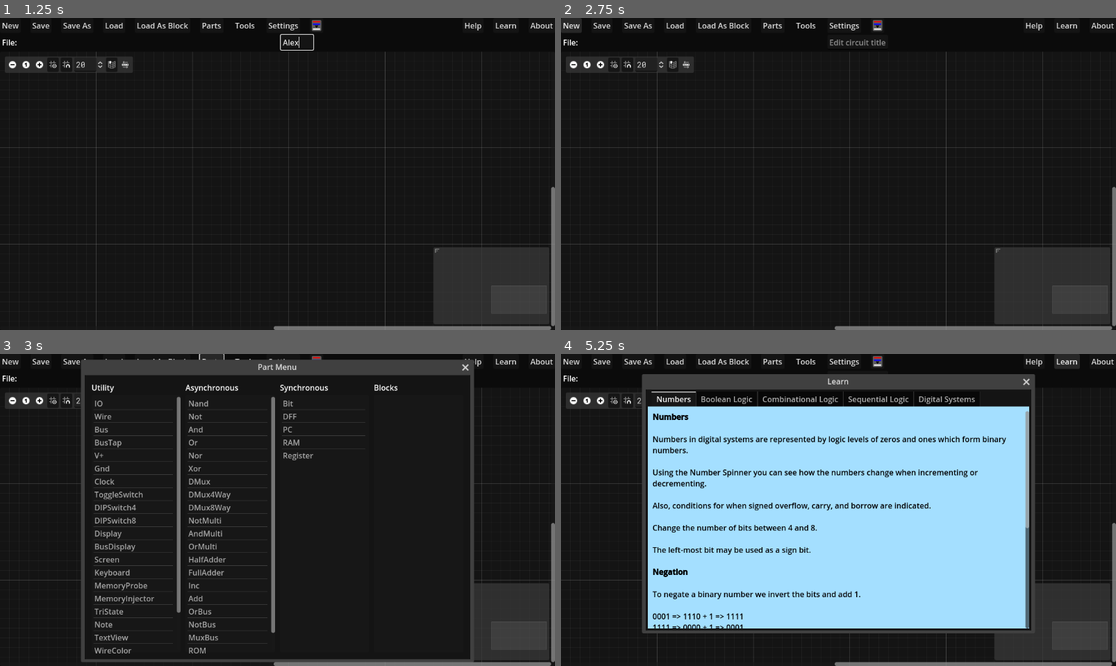
Above: before the commit, frames 1-4 (two rows, left to right).
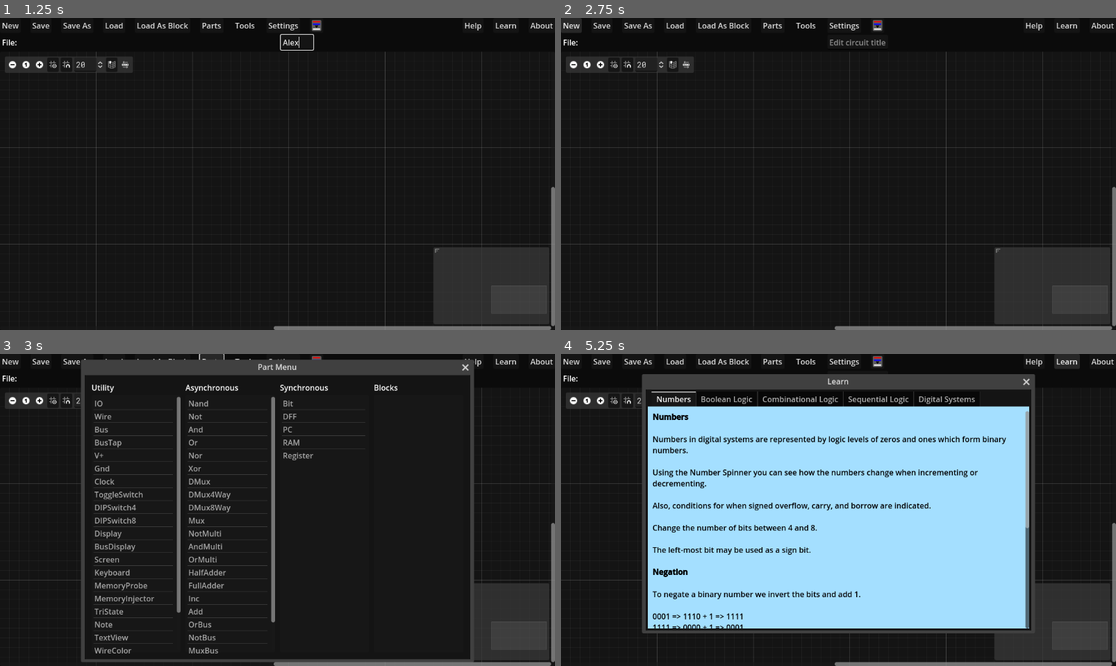
Above: after the commit, the same moments.

Repository: andrew-wilkes/logic-simulator-2
Game: Godot game, scene res://main.tscn
Two runs of this game, one before a commit and one after it. Both use one fixed random seed, a clock stepped at 60 frames per second and the inputs below.
Inputs (mouse positions are in pixels of both pictures, inside the frame that each line leads up to):
- Up to frame 1 (1.25 s): click (294, 42) at 0.52 s; type "Alex" at 0.6 s
- Up to frame 2 (2.75 s): click "New" at 1.25 s; click "New" at 2 s
- Up to frame 3 (3 s): click "Parts" at 2.75 s
- Up to frame 4 (5.25 s): click "Tools" at 3.5 s; click (877, 360) at 4.25 s; click "Learn" at 5 s

Frames 1-2 are identical in both runs. In frame 3, 0.7% of the frame differs, in the area x 33-50%, y 52-96%; in frame 4, nothing differs.

Commit message:
Add mux part

Diff:
--- /dev/null
+++ b/src/parts/Mux.gd
@@ -0,0 +1,13 @@
+class_name Mux
+
+extends Part
+
+func _init():
+	order = 89
+	category = ASYNC
+
+
+func evaluate_output_level(side, _port, _level):
+	if side == LEFT:
+		var sel = pins.get([side, 2], false)
+		update_output_level(RIGHT, OUT, pins.get([side, B if sel else A], false))
--- /dev/null
+++ b/src/parts/Mux.tscn
@@ -0,0 +1,73 @@
+[gd_scene load_steps=2 format=3 uid="uid://cnil5vw5gwnsl"]
+
+[ext_resource type="Script" path="res://parts/Mux.gd" id="1_6cwml"]
+
+[node name="Mux" type="GraphNode"]
+offset_left = 32.0
+offset_top = 22.0
+offset_right = 135.0
+offset_bottom = 183.0
+mouse_filter = 1
+title = "Mux"
+slot/0/left_enabled = true
+slot/0/left_type = 0
+slot/0/left_color = Color(0.980392, 1, 1, 1)
+slot/0/left_icon = null
+slot/0/right_enabled = true
+slot/0/right_type = 0
+slot/0/right_color = Color(0.980392, 1, 1, 1)
+slot/0/right_icon = null
+slot/0/draw_stylebox = true
+slot/1/left_enabled = true
+slot/1/left_type = 0
+slot/1/left_color = Color(1, 1, 1, 1)
+slot/1/left_icon = null
+slot/1/right_enabled = false
+slot/1/right_type = 0
+slot/1/right_color = Color(1, 1, 1, 1)
+slot/1/right_icon = null
+slot/1/draw_stylebox = true
+slot/2/left_enabled = true
+slot/2/left_type = 0
+slot/2/left_color = Color(1, 1, 1, 1)
+slot/2/left_icon = null
+slot/2/right_enabled = false
+slot/2/right_type = 0
+slot/2/right_color = Color(1, 1, 1, 1)
+slot/2/right_icon = null
+slot/2/draw_stylebox = true
+slot/3/left_enabled = false
+slot/3/left_type = 0
+slot/3/left_color = Color(1, 1, 1, 1)
+slot/3/left_icon = null
+slot/3/right_enabled = false
+slot/3/right_type = 0
+slot/3/right_color = Color(1, 1, 1, 1)
+slot/3/right_icon = null
+slot/3/draw_stylebox = true
+script = ExtResource("1_6cwml")
+
+[node name="HB" type="HBoxContainer" parent="."]
+layout_mode = 2
+
+[node name="L1" type="Label" parent="HB"]
+layout_mode = 2
+text = "a"
+
+[node name="L2" type="Label" parent="HB"]
+layout_mode = 2
+size_flags_horizontal = 3
+text = "out"
+horizontal_alignment = 2
+
+[node name="L1" type="Label" parent="."]
+layout_mode = 2
+text = "b"
+
+[node name="L2" type="Label" parent="."]
+layout_mode = 2
+text = "sel"
+
+[node name="Tag" type="LineEdit" parent="."]
+layout_mode = 2
+expand_to_text_length = true
--- a/src/project.godot
+++ b/src/project.godot
@@ -11,7 +11,7 @@
 [application]
 
 config/name="LogicSimX - Digital Logic Simulator"
-config/version="2.0.2"
+config/version="2.0.3"
 run/main_scene="res://main.tscn"
 config/features=PackedStringArray("4.2", "Forward Plus")
 boot_splash/bg_color=Color(0.0431373, 0.0431373, 0.0431373, 1)
